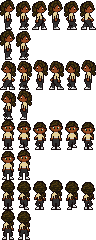
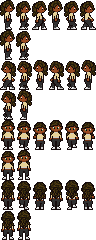
Layered file, before and after one edit (96x240). Changes by layer:
added layer "hair" above "main_character" over (1, 180, 95, 230)
painted on "main_character" over (1, 131, 95, 238)
